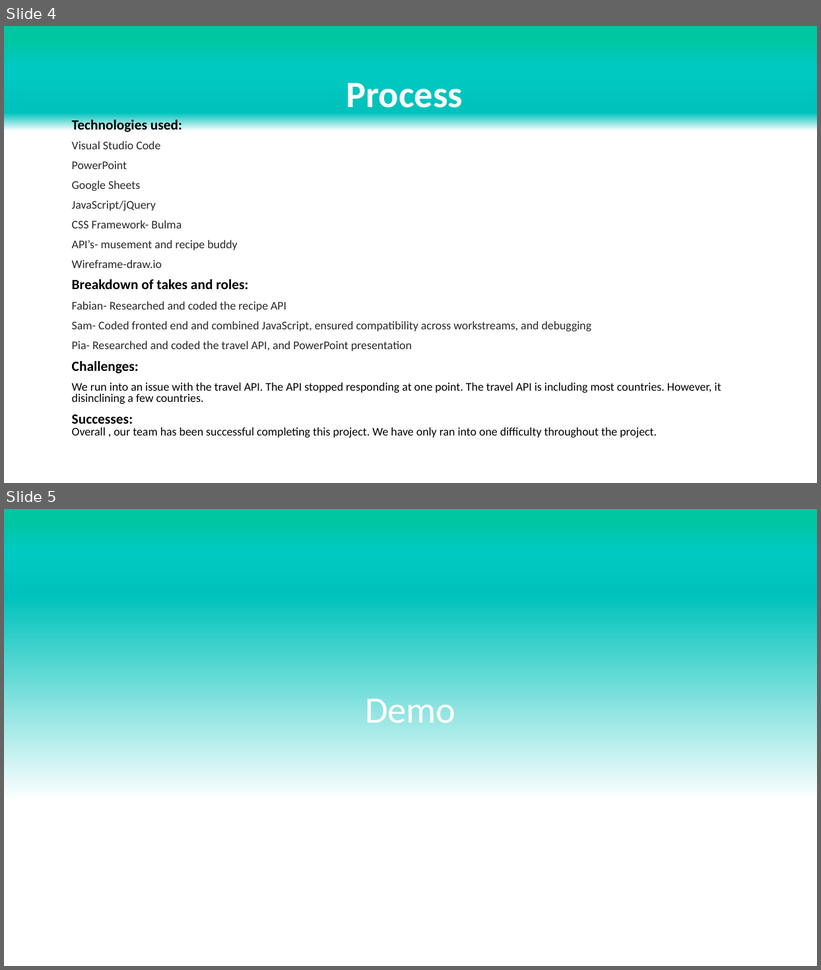
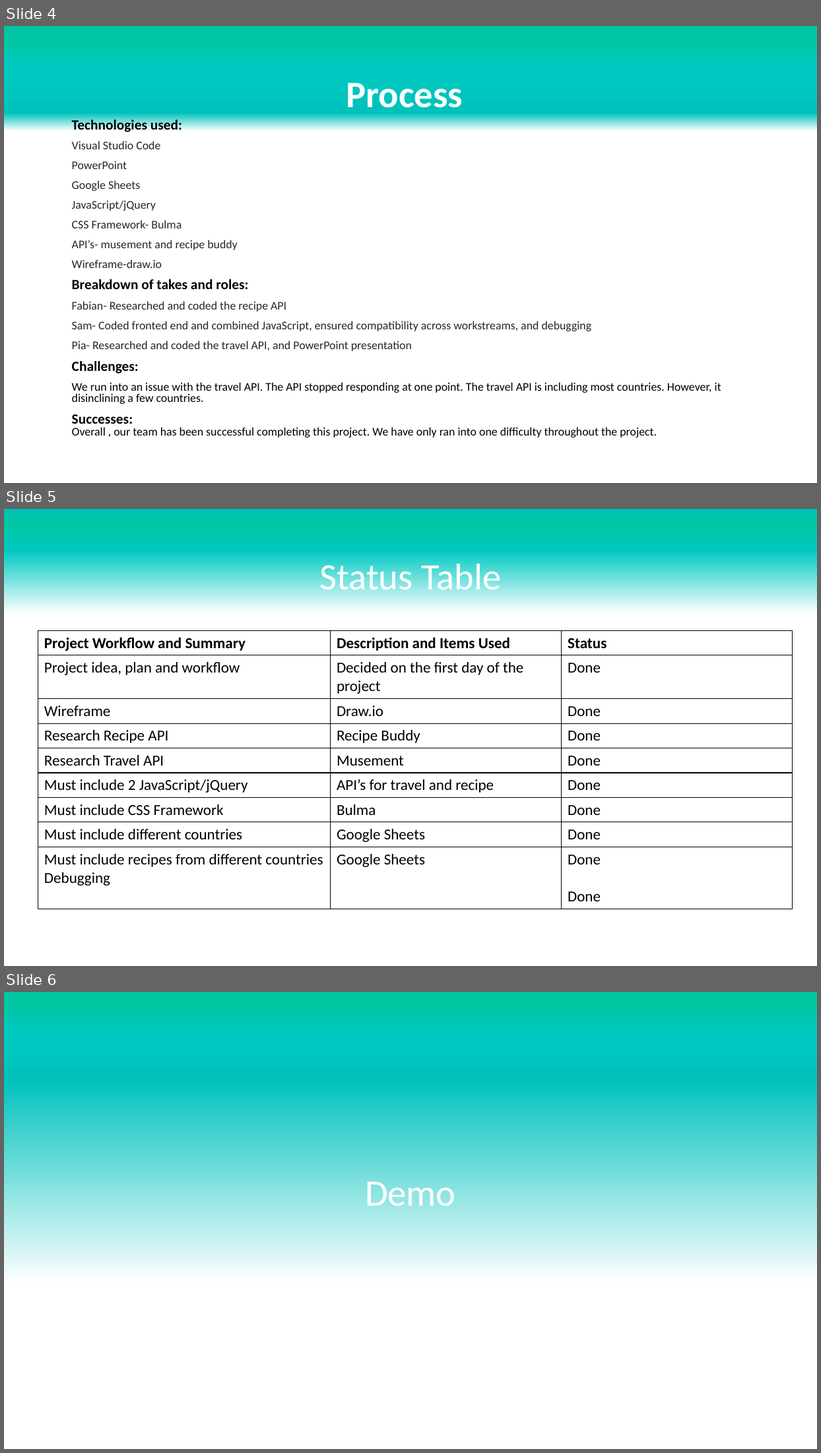
Before and after one commit to stadds/TravelBuddy, a slide deck: Project1-Presentation.pptx. Shown one above the other, each under a label of ours: slides 4 and 5 before the commit, slides 4, 5 and 6 after it. The pictures are 821x970 and 821x1453 pixels, drawn with LibreOffice and Linux fonts; fonts in the diff are those of the drawing. Boxes give left, top, right and bottom in pixels: in the first picture for what was removed or moved away, otherwise in the second. Text is boxed around its words. In the diff, an @@ line names an element or a change of style, - is before the commit and + after.

```diff
--- a/Project1-Presentation.pptx
+++ b/Project1-Presentation.pptx
@@ slide 5 added at box(4, 509, 817, 966), background gradient #00C2BC to #00C6A1 to #00C9C2 to #FFFFFF @@
@@ title added at box(319, 558, 501, 598), 44 pt, text #FFFFFF @@
+Status Table
@@ table added at box(38, 631, 793, 908), 9 rows, 3 columns @@
+Project Workflow and Summary | Description and Items Used | Status
+Project idea, plan and workflow | Decided on the first day of the project | Done
+Wireframe | Draw.io | Done
+Research Recipe API | Recipe Buddy | Done
+Research Travel API | Musement | Done
+Must include 2 JavaScript/jQuery | API’s for travel and recipe | Done
+Must include CSS Framework | Bulma | Done
+Must include different countries | Google Sheets | Done
+Must include recipes from different countries / Debugging | Google Sheets | Done / Done
@@ what was slide 5 is now slide 6 @@
```
Also in this commit, not shown: 1 slide changed.
